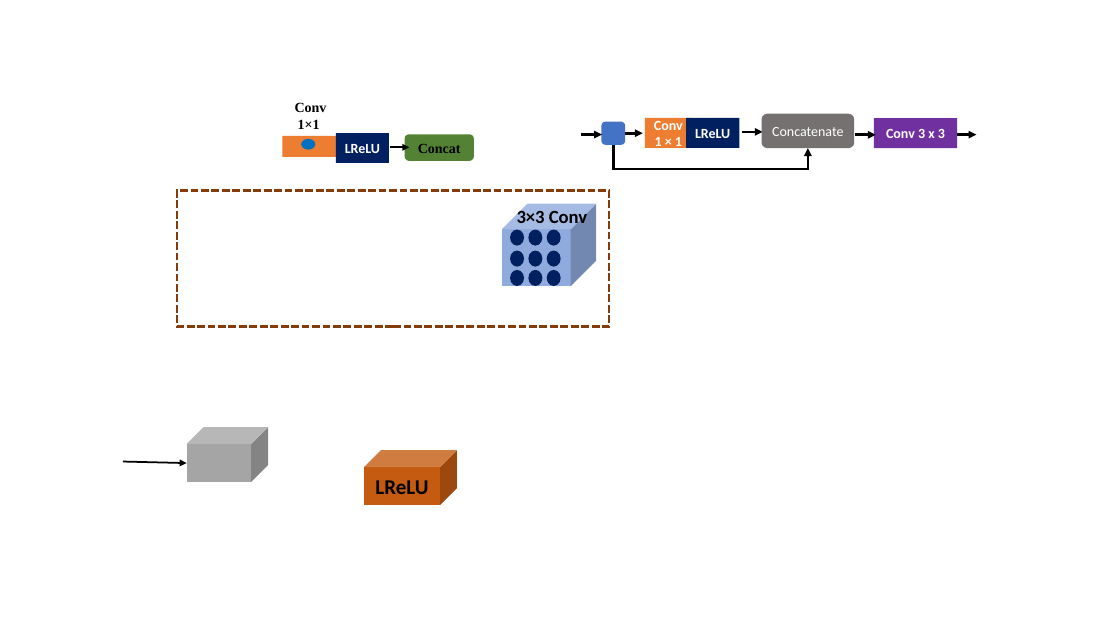
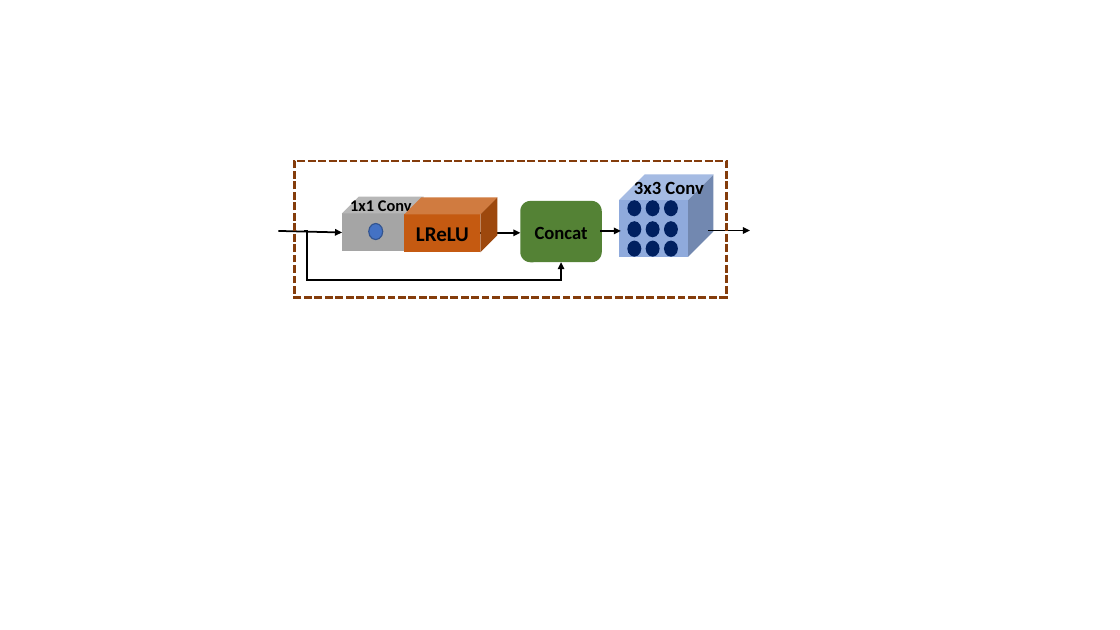
Before and after one commit to niazwazir/WAZIR_SENEXT, a slide deck: slide 18 of FINAL_WAZIR_MODEL.pptx (slide 17 before the commit). Drawn at 1120x630 pixels with LibreOffice and Linux fonts; fonts in the diff are those of the drawing. Boxes give left, top, right and bottom in pixels: in the first picture for what was removed or moved away, otherwise in the second. Text is boxed around its words. In the diff, an @@ line names an element or a change of style, - is before the commit and + after.

```diff
--- a/FINAL_WAZIR_MODEL.pptx
+++ b/FINAL_WAZIR_MODEL.pptx
@@ rectangle removed at (645,118,692,148) @@
-Conv
-1 × 1
@@ rectangle removed at (686,118,739,148) @@
-LReLU
@@ rounded rectangle removed at (762,113,854,148) @@
-Concatenate
@@ rectangle removed at (874,118,957,149) @@
-Conv 3 x 3
@@ rectangle removed at (282,136,336,157) @@
@@ ellipse removed at (301,139,315,150) @@
@@ rectangle removed at (336,133,389,163) @@
-LReLU
@@ arrow removed from (581, 134) to (602, 134) @@
@@ rounded rectangle removed at (602,122,625,145) @@
@@ arrow removed from (622, 134) to (643, 134) @@
@@ arrow removed from (855, 134) to (876, 134) @@
@@ text at (634,179,703,200): text changed @@
-3×3 Conv
+3x3 Conv
@@ cube: place and size @@
-cube at (187,428,268,482)
+cube at (342,197,423,251)
@@ text at (350,198,412,216): text changed; size 12 to 14 pt; font Times New Roman to Calibri @@
-Conv
-1×1
+1x1 Conv
@@ cube "LReLU": place and size @@
-cube "LReLU" at (364,450,457,505)
+cube "LReLU" at (404,197,497,252)
@@ rounded rectangle "Concat": place and size @@
-rounded rectangle "Concat" at (405,134,474,161)
+rounded rectangle "Concat" at (520,201,602,262)
@@ rounded rectangle "Concat" at (520,201,602,262): size 12 to 16 pt, font Times New Roman to Calibri @@
@@ arrow moved from (123, 461) - (187, 463) to (278, 231) - (342, 233) @@
@@ elbow arrow moved from (613, 145) - (808, 148) to (304, 231) - (561, 262) @@
@@ elbow arrow (304, 231) - (561, 262): stroke #000000 2.25 pt to #000000 1.5 pt @@
@@ ellipse added at (369,223,383,239), fill #4472C4, outline #325491 1 pt @@
@@ arrow moved from (390, 147) - (409, 147) to (478, 233) - (520, 233) @@
@@ arrow moved from (742, 132) - (763, 132) to (600, 231) - (621, 231) @@
@@ arrow (600, 231) - (621, 231): stroke #000000 2.25 pt to #000000 1.5 pt @@
@@ 6 ellipses, 1 rectangle: place and size @@
-6 ellipses, 1 rectangle at (177,190,609,326)
+6 ellipses, 1 rectangle at (295,161,727,297)
@@ arrow moved from (957, 134) - (976, 134) to (708, 230) - (750, 230) @@
@@ arrow (708, 230) - (750, 230): stroke #000000 2.25 pt to #000000 1.5 pt @@
@@ 3 ellipses, 1 cube: place and size @@
-3 ellipses, 1 cube at (502,203,597,286)
+3 ellipses, 1 cube at (619,175,713,257)
```
Also in this commit, not shown: 4 other slides changed, 6 slides added, 4 slides removed, 33 other files.
